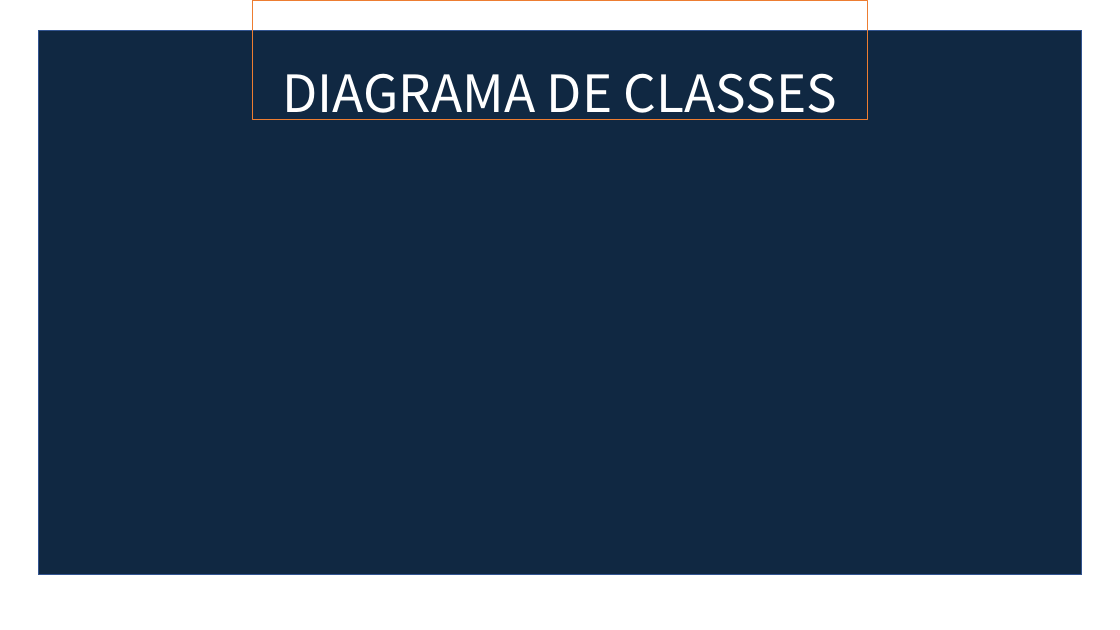
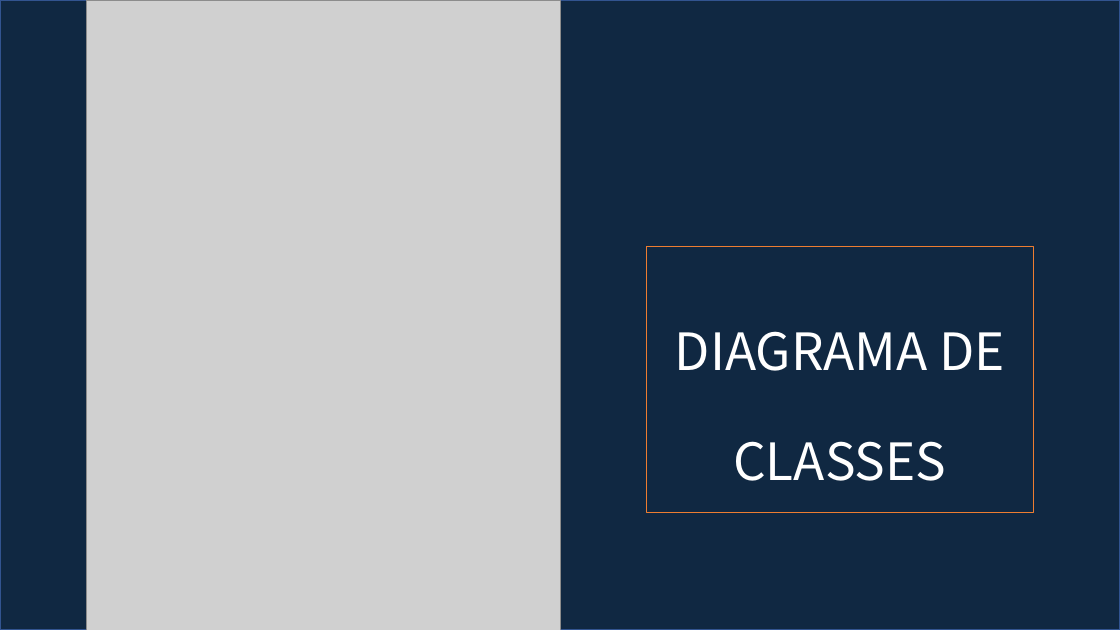
Before and after one commit to BandTec/grupo-05-adsa-20201, a slide deck: slide 9 of Supervisor 3.pptx. Drawn at 1120x630 pixels with LibreOffice and Linux fonts; fonts in the diff are those of the drawing; grey boxes stand for pictures. Boxes give left, top, right and bottom in pixels: in the first picture for what was removed or moved away, otherwise in the second. Text is boxed around its words. In the diff, an @@ line names an element or a change of style, - is before the commit and + after.

```diff
--- a/Supervisor 3.pptx
+++ b/Supervisor 3.pptx
@@ rectangle: place and size @@
-rectangle at (39,30,1082,574)
+rectangle at (0,0,1120,630)
@@ picture added at (87,0,560,630) @@
@@ rectangle removed at (253,0,868,119) @@
@@ rectangle added at (647,247,1033,513), outline #ED7D31 0.75 pt @@
@@ text "DIAGRAMA DE CLASSES" rewrapped from (282,73,837,120) to (675,331,1005,481) @@
@@ picture added at (268,309,383,424) @@
```
Also in this commit, not shown: 4 other slides changed, 1 slide added, 2 other files.
